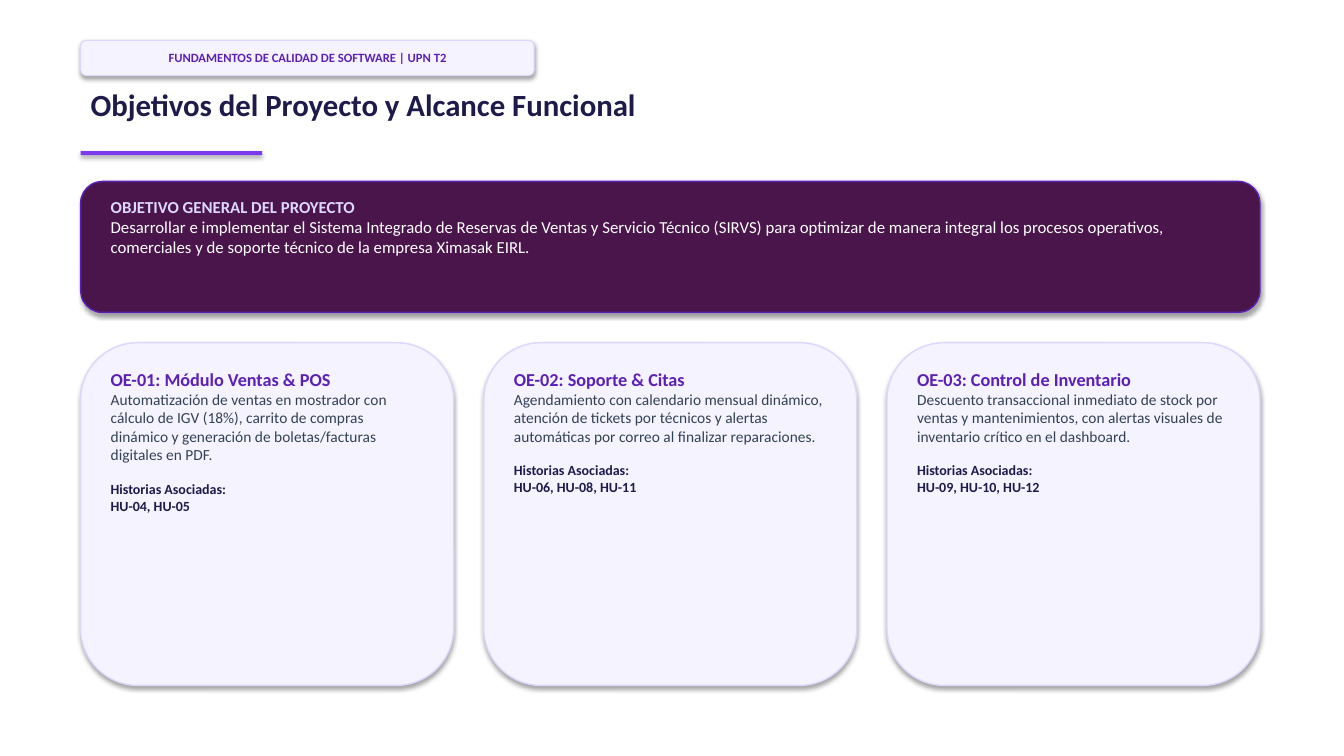
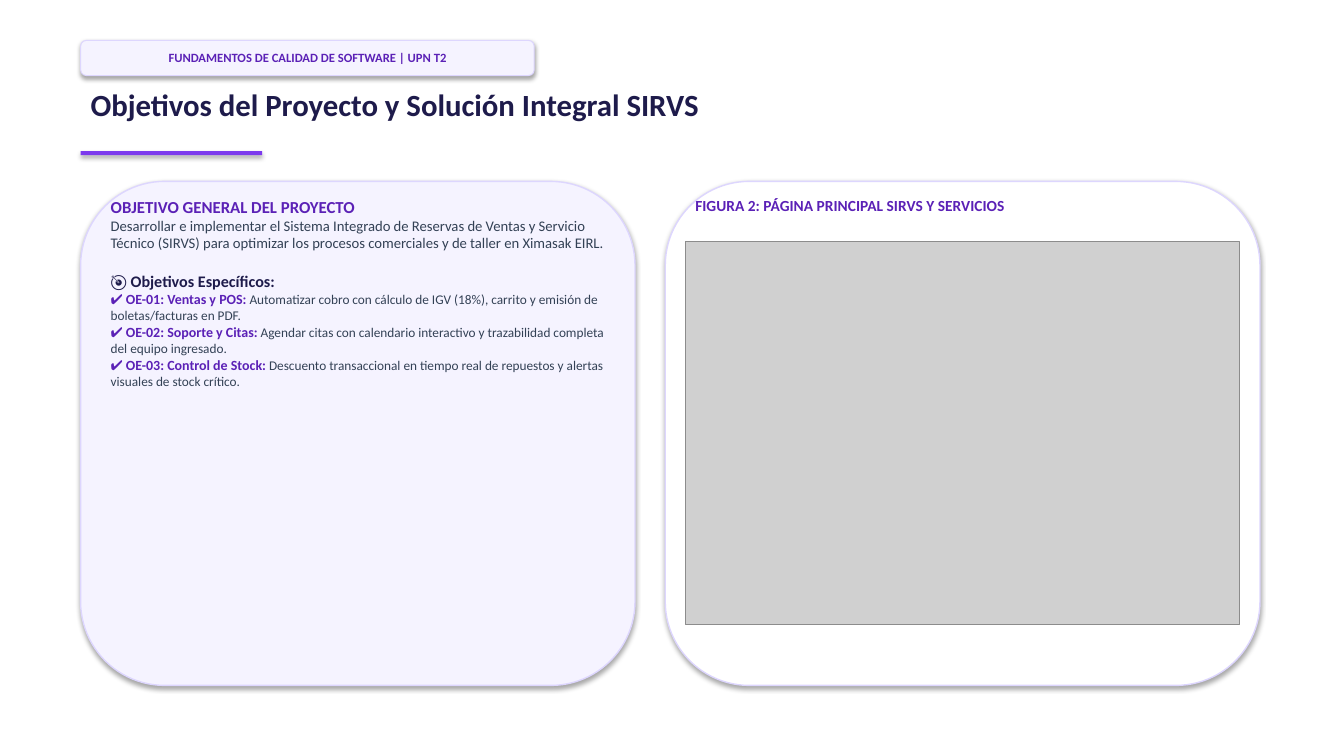
Before and after one commit to alevascan/ximasak, a slide deck: slide 3 of Exposicion_SIRVS_Ximasak_T2.pptx. Drawn at 1344x756 pixels with LibreOffice and Linux fonts; fonts in the diff are those of the drawing; grey boxes stand for pictures. Boxes give left, top, right and bottom in pixels: in the first picture for what was removed or moved away, otherwise in the second. Text is boxed around its words. In the diff, an @@ line names an element or a change of style, - is before the commit and + after.

Commit message:
Corregir mapeo exacto de figuras e imagenes del informe en el PPT

```diff
--- a/Exposicion_SIRVS_Ximasak_T2.pptx
+++ b/Exposicion_SIRVS_Ximasak_T2.pptx
@@ text at [91, 94, 699, 122]: text changed @@
-Objetivos del Proyecto y Alcance Funcional
+Objetivos del Proyecto y Solución Integral SIRVS
@@ rounded rectangle: place and size @@
-rounded rectangle at [81, 181, 1260, 313]
+rounded rectangle at [81, 181, 635, 686]
@@ rounded rectangle at [81, 181, 635, 686]: fill #4A154B to #F5F3FF; outline #5B21B6 1 pt to #DDD6FE 1 pt @@
@@ text at [111, 202, 355, 213]: text colour #DDD6FE to #5B21B6 in "OBJETIVO GENERAL DEL PROYECTO" @@
@@ rounded rectangle: place and size @@
-rounded rectangle at [81, 343, 454, 686]
+rounded rectangle at [665, 181, 1260, 686]
@@ rounded rectangle at [665, 181, 1260, 686]: fill #F5F3FF to #FFFFFF @@
@@ text added at [695, 198, 1005, 211], 11 pt, text #5B21B6, bold @@
+FIGURA 2: PÁGINA PRINCIPAL SIRVS Y SERVICIOS
@@ text at [111, 221, 604, 386]: text changed; size 12 to 9.5 pt; text colour #FFFFFF to #334155 @@
-Desarrollar e implementar el Sistema Integrado de Reservas de Ventas y Servicio Técnico (SIRVS) para optimizar de manera integral los procesos operativos, comerciales y de soporte técnico de la empresa Ximasak EIRL.
+Desarrollar e implementar el Sistema Integrado de Reservas de Ventas y Servicio Técnico (SIRVS) para optimizar los procesos comerciales y de taller en Ximasak EIRL.
+🎯 Objetivos Específicos:
+✔ OE-01: Ventas y POS: Automatizar cobro con cálculo de IGV (18%), carrito y emisión de boletas/facturas en PDF.
+✔ OE-02: Soporte y Citas: Agendar citas con calendario interactivo y trazabilidad completa del equipo ingresado.
+✔ OE-03: Control de Stock: Descuento transaccional en tiempo real de repuestos y alertas visuales de stock crítico.
@@ picture added at [686, 242, 1240, 625] @@
@@ rounded rectangle removed at [484, 343, 857, 686] @@
@@ rounded rectangle removed at [887, 343, 1260, 686] @@
@@ text removed at [111, 373, 387, 513] @@
-OE-01: Módulo Ventas & POS
-Automatización de ventas en mostrador con cálculo de IGV (18%), carrito de compras dinámico y generación de boletas/facturas digitales en PDF.
-Historias Asociadas:
-HU-04, HU-05
@@ text removed at [514, 373, 822, 445] @@
-OE-02: Soporte & Citas
-Agendamiento con calendario mensual dinámico, atención de tickets por técnicos y alertas automáticas por correo al finalizar reparaciones.
-Historias Asociadas:
-HU-06, HU-08, HU-11
@@ text removed at [917, 373, 1223, 442] @@
-OE-03: Control de Inventario
-Descuento transaccional inmediato de stock por ventas y mantenimientos, con alertas visuales de inventario crítico en el dashboard.
-Historias Asociadas:
-HU-09, HU-10, HU-12
```
Also in this commit, not shown: 6 other slides changed.
